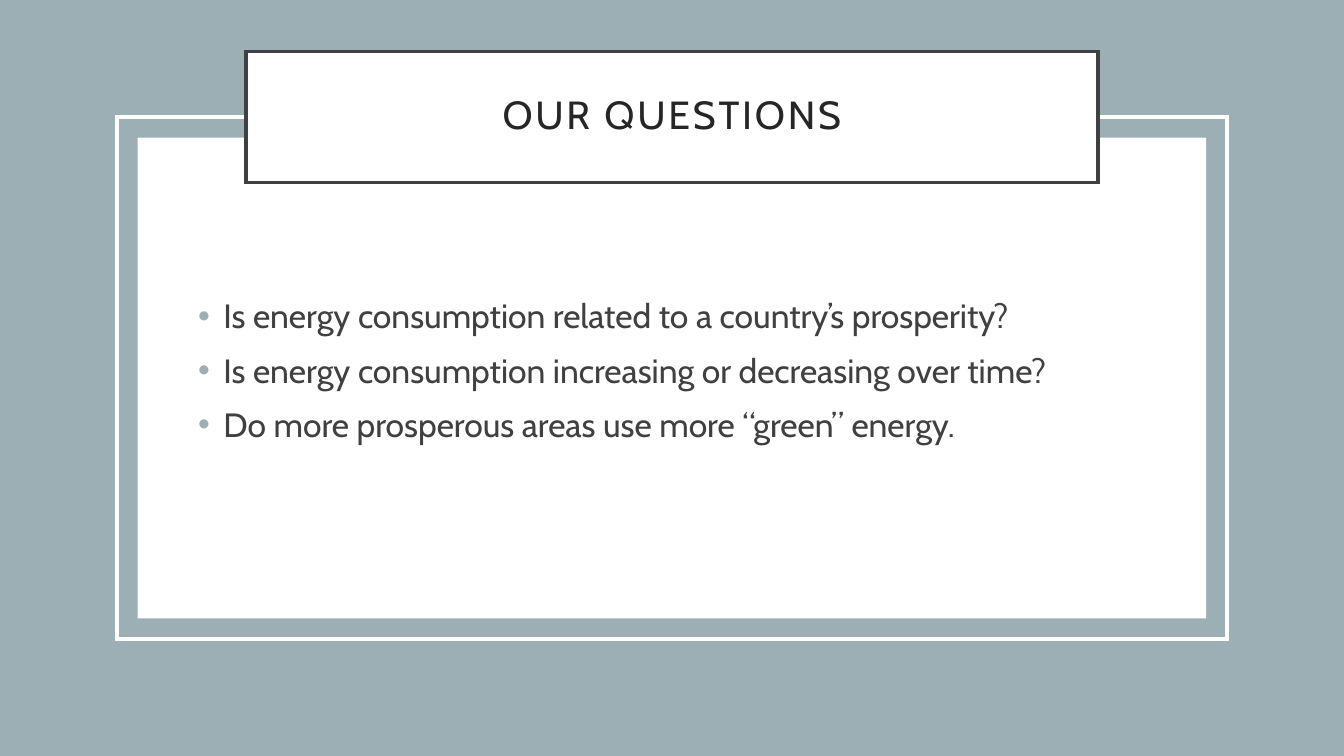
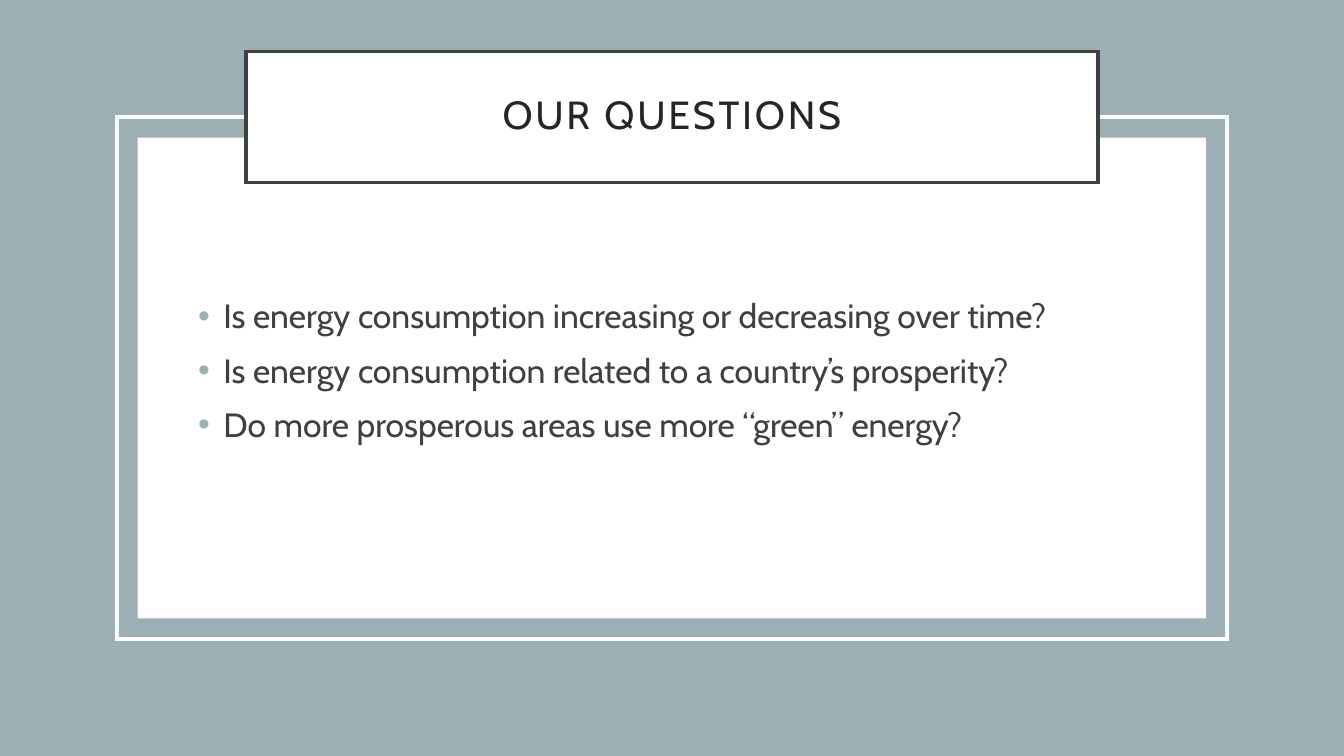
Before and after one commit to gabigham/dagger, a slide deck: slide 4 of Project 1.pptx. Drawn at 1344x756 pixels with LibreOffice and Linux fonts; fonts in the diff are those of the drawing. Boxes give left, top, right and bottom in pixels: in the first picture for what was removed or moved away, otherwise in the second. Text is boxed around its words. In the diff, an @@ line names an element or a change of style, - is before the commit and + after.

```diff
--- a/Project 1.pptx
+++ b/Project 1.pptx
@@ text at (223, 303, 1046, 336): paragraph added @@
+• Is energy consumption increasing or decreasing over time?
@@ text at (223, 412, 963, 445): text changed @@
-• Is energy consumption increasing or decreasing over time?
-• Do more prosperous areas use more “green” energy.
+• Do more prosperous areas use more “green” energy?
```
Also in this commit, not shown: 4 other slides changed, 3 slides added.
